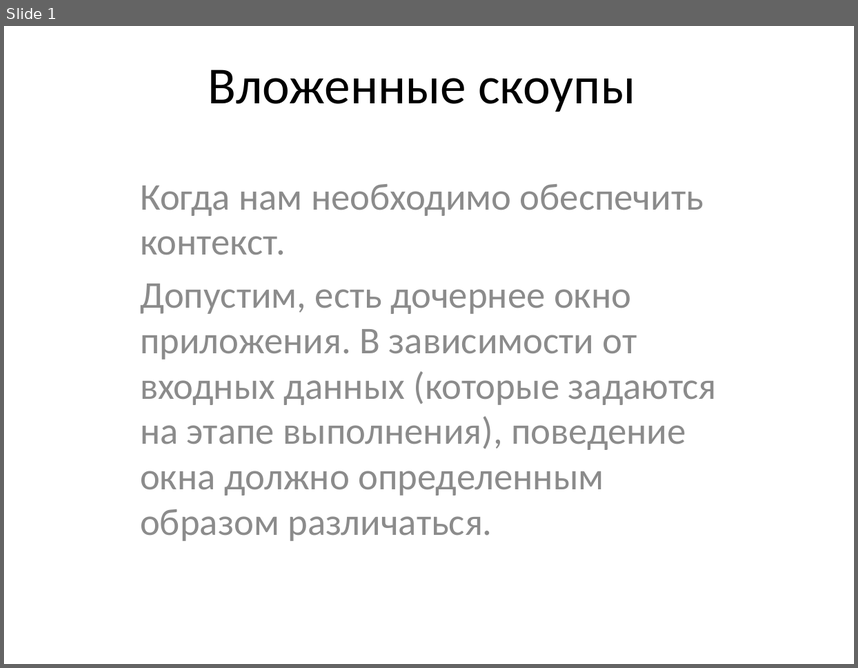
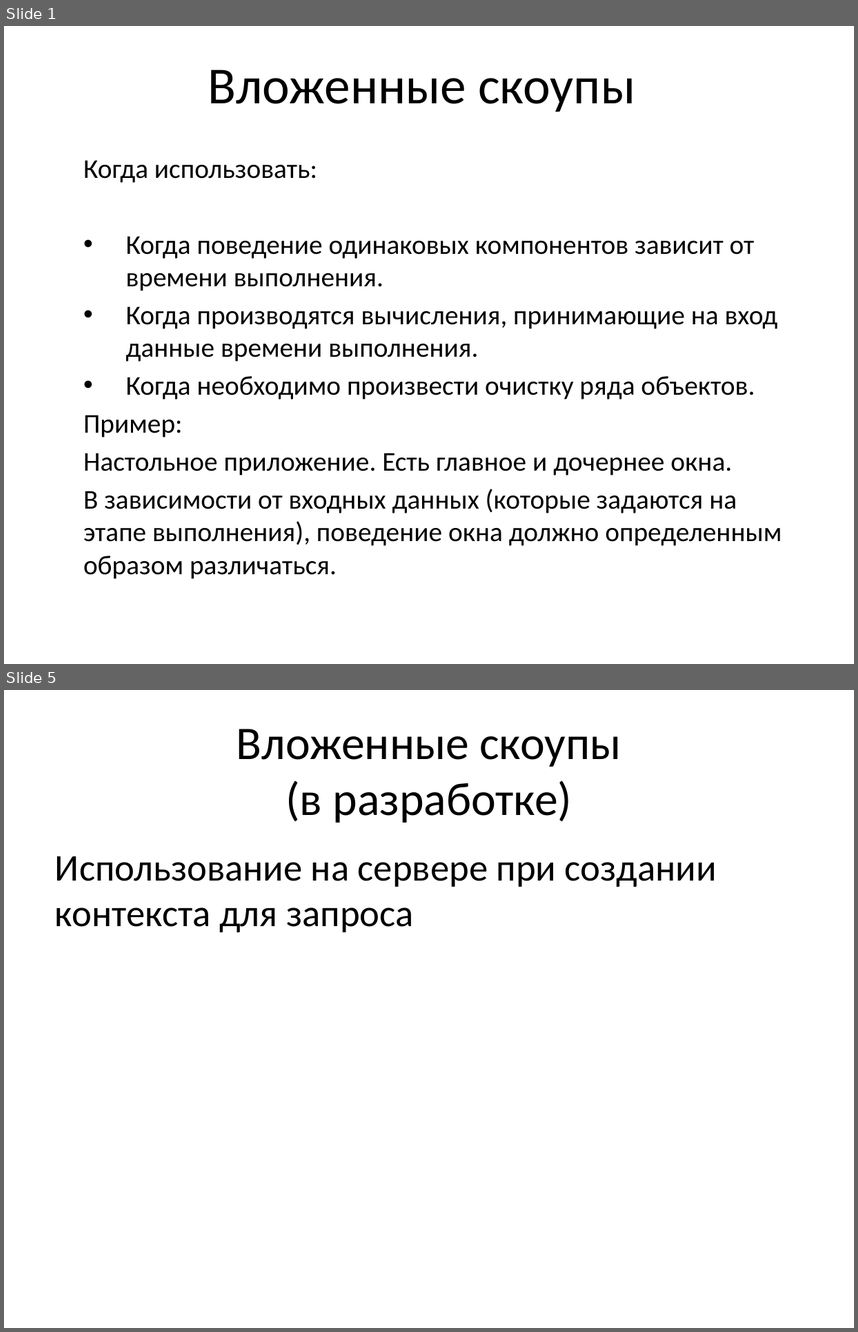
Before and after one commit to efimilya/AutofacPresentation, a slide deck: Slides.pptx. Shown one above the other, each under a label of ours: slide 1 before the commit, slides 1 and 5 after it; the slides between them are not shown. The pictures are 858x668 and 858x1332 pixels, drawn with LibreOffice and Linux fonts; fonts in the diff are those of the drawing. Boxes give left, top, right and bottom in pixels: in the first picture for what was removed or moved away, otherwise in the second. Text is boxed around its words. In the diff, an @@ line names an element or a change of style, - is before the commit and + after.

```diff
--- a/Slides.pptx
+++ b/Slides.pptx
@@ slide 5 added at [4, 690, 854, 1328], background #FFFFFF @@
@@ title added at [237, 729, 621, 822], 39.6 pt, text #000000 @@
+Вложенные скоупы
+(в разработке)
@@ text added at [55, 856, 717, 932], 32 pt, text #000000 @@
+Использование на сервере при создании контекста для запроса
@@ slide 1 changed as well @@
@@ subtitle at [83, 160, 782, 579]: text changed; size 32 to 23 pt; text colour #8C8C8C to #000000 @@
-Когда нам необходимо обеспечить контекст.
-Допустим, есть дочернее окно приложения. В зависимости от входных данных (которые задаются на этапе выполнения), поведение окна должно определенным образом различаться.
+Когда использовать:
+• Когда поведение одинаковых компонентов зависит от времени выполнения.
+• Когда производятся вычисления, принимающие на вход данные времени выполнения.
+• Когда необходимо произвести очистку ряда объектов.
+Пример:
+Настольное приложение. Есть главное и дочернее окна.
+В зависимости от входных данных (которые задаются на этапе выполнения), поведение окна должно определенным образом различаться.
```
Also in this commit, not shown: 2 other slides changed, 5 other slides added.
